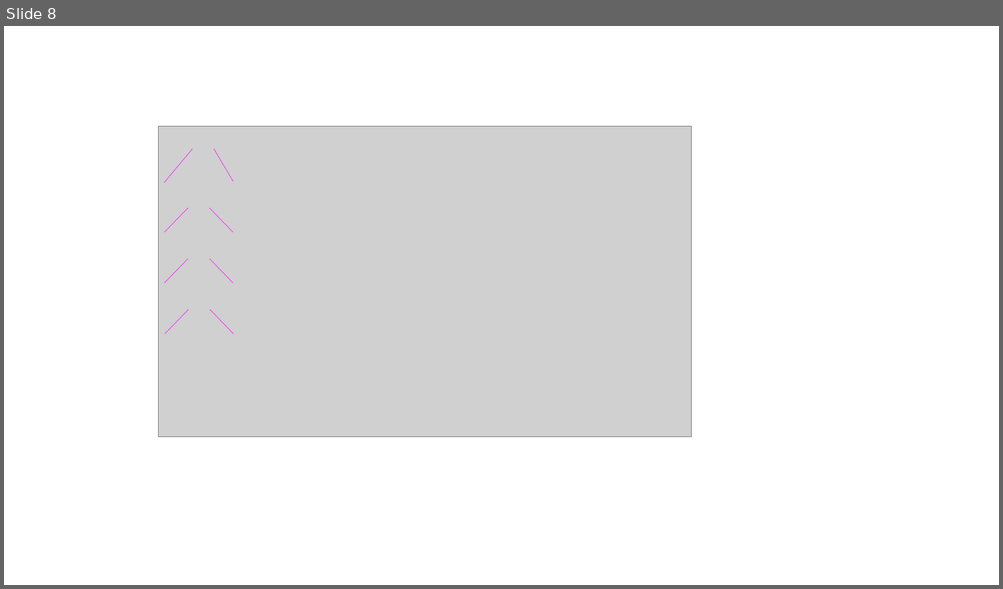
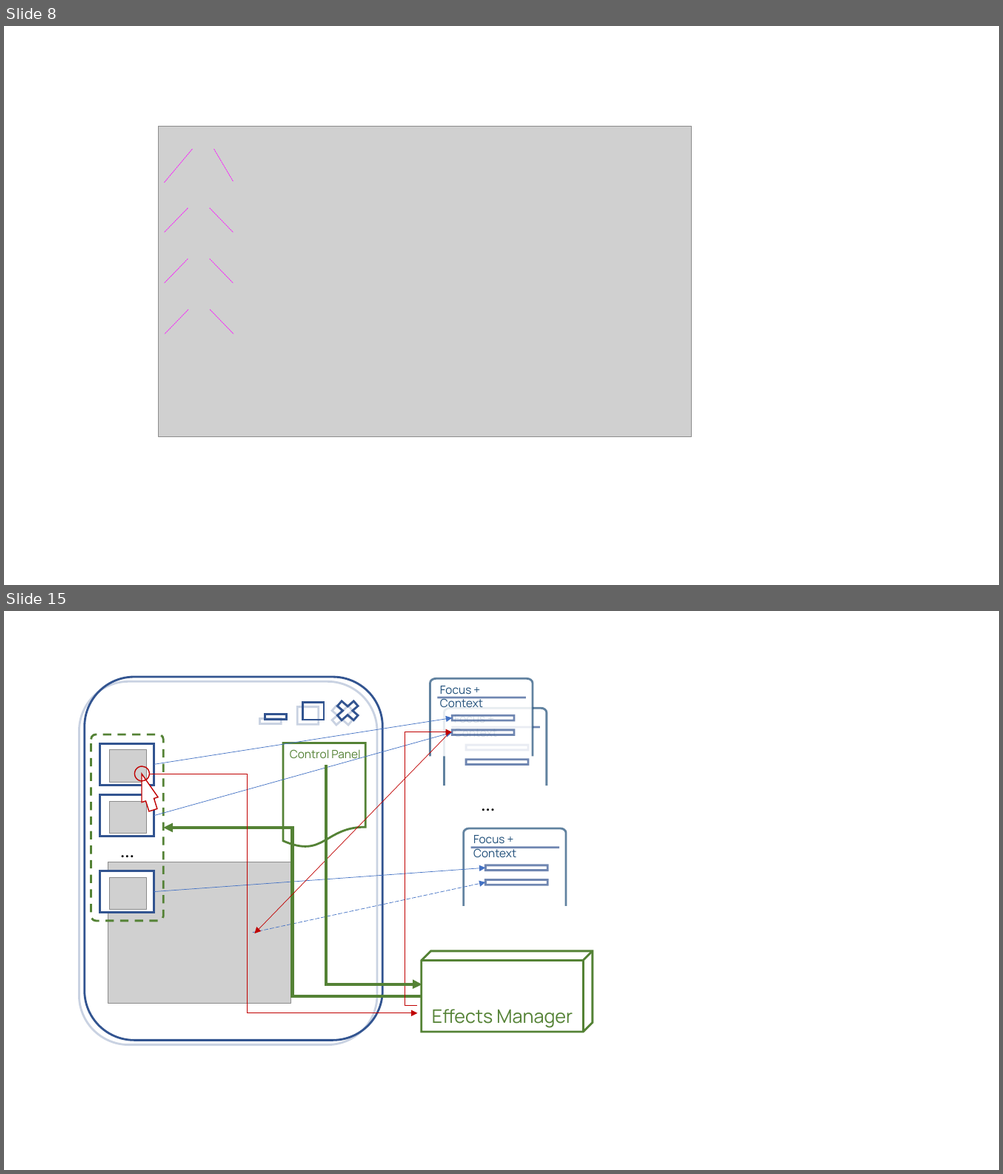
Before and after one commit to divyinfo/fractals-report, a slide deck: LatexImages.pptx. Shown one above the other, each under a label of ours: slide 8 before the commit, slides 8 and 15 after it; the slides between them are not shown. The pictures are 1003x589 and 1003x1174 pixels, drawn with LibreOffice and Linux fonts; fonts in the diff are those of the drawing; grey boxes stand for pictures. Boxes give left, top, right and bottom in pixels: in the first picture for what was removed or moved away, otherwise in the second. Text is boxed around its words. In the diff, an @@ line names an element or a change of style, - is before the commit and + after.

```diff
--- a/LatexImages.pptx
+++ b/LatexImages.pptx
@@ slide 15 added at (4,611,999,1170), background #FFFFFF @@
@@ arrow added from (154, 765) to (452, 718), #4472C4 0.5 pt @@
@@ group added at (79,677,382,1045): 4 rectangles, 2 rounded rectangles, 2 crosses @@
@@ rounded rectangle added at (91,735,164,921), outline #548235 2 pt dashed @@
@@ rectangle added at (99,743,154,785), outline #325491 2 pt @@
@@ arrow added from (154, 815) to (452, 732), #4472C4 0.5 pt @@
@@ arrow added from (450, 732) to (255, 934), #C00000 0.5 pt @@
@@ flow chart document added at (283,743,365,849), outline #548235 2 pt @@
@@ line added from (404, 1005) to (404, 732), #C00000 0.5 pt @@
@@ arrow added from (404, 732) to (452, 732), #C00000 0.5 pt @@
@@ group added at (430,679,532,757): 2 rectangles, 1 freeform shape, 1 text, 1 line @@
+Focus + Context
@@ picture added at (109,750,147,782) @@
@@ text added at (290,749,360,762), 11 pt, text #548235 @@
+Control Panel
@@ elbow arrow added from (326, 766) to (422, 985), #548235 3 pt @@
@@ group added at (444,708,546,786): 2 rectangles, 1 freeform shape, 1 text, 1 line @@
+Focus + Context
@@ right arrow added at (134,771,162,813), fill #FFFFFF, outline #C00000 1 pt @@
@@ ellipse added at (134,766,150,781), outline #C00000 1 pt @@
@@ elbow arrow added from (150, 774) to (418, 1014), #C00000 0.5 pt @@
@@ rectangle added at (99,795,154,836), outline #325491 2 pt @@
@@ picture added at (109,801,147,833) @@
@@ text added at (474,789,503,819), 18 pt, text #000000 @@
+…
@@ elbow arrow added from (421, 997) to (164, 828), #548235 3 pt @@
@@ text added at (114,835,142,866), 18 pt, text #000000 @@
+…
@@ rectangle added at (99,871,154,912), fill #FFFFFF, outline #325491 2 pt @@
@@ picture added at (108,862,291,1003) @@
@@ arrow added from (154, 892) to (485, 868), #4472C4 0.5 pt @@
@@ picture added at (109,877,147,909) @@
@@ arrow added from (253, 933) to (485, 883), #4472C4 0.5 pt dashed @@
@@ group added at (464,829,566,906): 2 rectangles, 1 freeform shape, 1 text, 1 line @@
+Focus + Context
@@ cube added at (421,951,592,1032), outline #548235 2 pt @@
@@ line added from (418, 1005) to (405, 1005), #C00000 0.5 pt @@
@@ text added at (432,1009,572,1028), 18 pt, text #548235 @@
+Effects Manager
```
Also in this commit, not shown: 6 other slides added, 1 slide removed, 23 other files.
